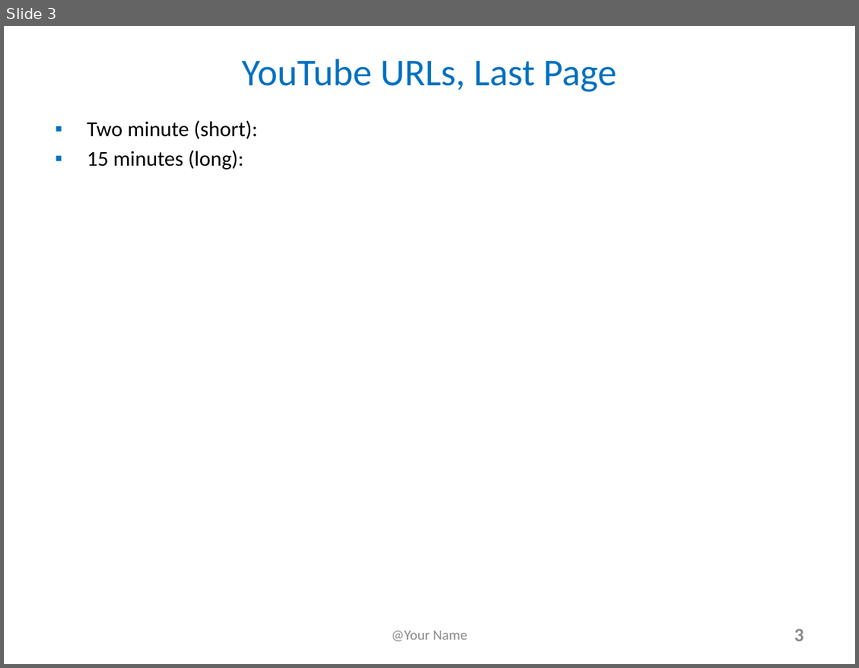
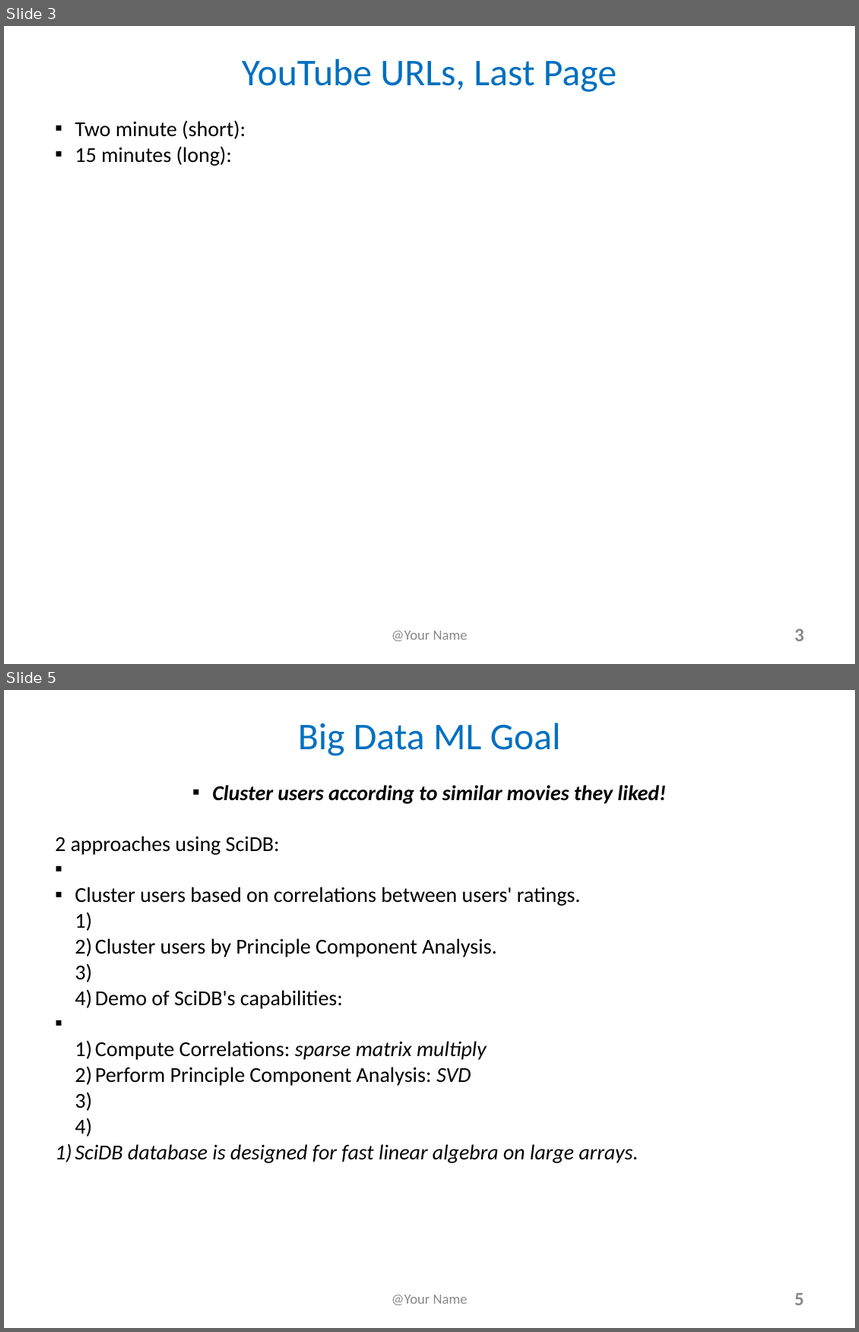
Before and after one commit to lchiaying/SciDB-project, a slide deck: FinalProjectSlides and YouTubeTitlePage_e63_2017.pptx. Shown one above the other, each under a label of ours: slide 3 before the commit, slides 3 and 5 after it; the slides between them are not shown. The pictures are 859x668 and 859x1332 pixels, drawn with LibreOffice and Linux fonts; fonts in the diff are those of the drawing. Boxes give left, top, right and bottom in pixels: in the first picture for what was removed or moved away, otherwise in the second. Text is boxed around its words. In the diff, an @@ line names an element or a change of style, - is before the commit and + after.

```diff
--- a/FinalProjectSlides and YouTubeTitlePage_e63_2017.pptx
+++ b/FinalProjectSlides and YouTubeTitlePage_e63_2017.pptx
@@ slide 5 added at <box>4,690,855,1328</box>, background #FFFFFF @@
@@ text added at <box>298,723,561,756</box>, 32 pt, text #0070C0 @@
+Big Data ML Goal
@@ text added at <box>55,785,667,1163</box>, 18 pt, text #000000 @@
+▪ Cluster users according to similar movies they liked!
+▪ 2 approaches using SciDB:
+  1) Cluster users based on correlations between users' ratings.
+  2) Cluster users by Principle Component Analysis.
+▪ Demo of SciDB's capabilities:
+  1) Compute Correlations: sparse matrix multiply
+  2) Perform Principle Component Analysis: SVD
+1) SciDB database is designed for fast linear algebra on large arrays.
@@ text added at <box>392,1295,468,1306</box>, 12 pt, text #898989 @@
+@Your Name
@@ page number added at <box>794,1293,804,1306</box>, 16 pt, text #888888, bold @@
+5
@@ slide 3 changed as well @@
@@ text "Two minute (short):" at <box>75,120,246,166</box>: indent changed; less space between paragraphs @@
```
Also in this commit, not shown: 7 other slides changed, 9 other slides added.
